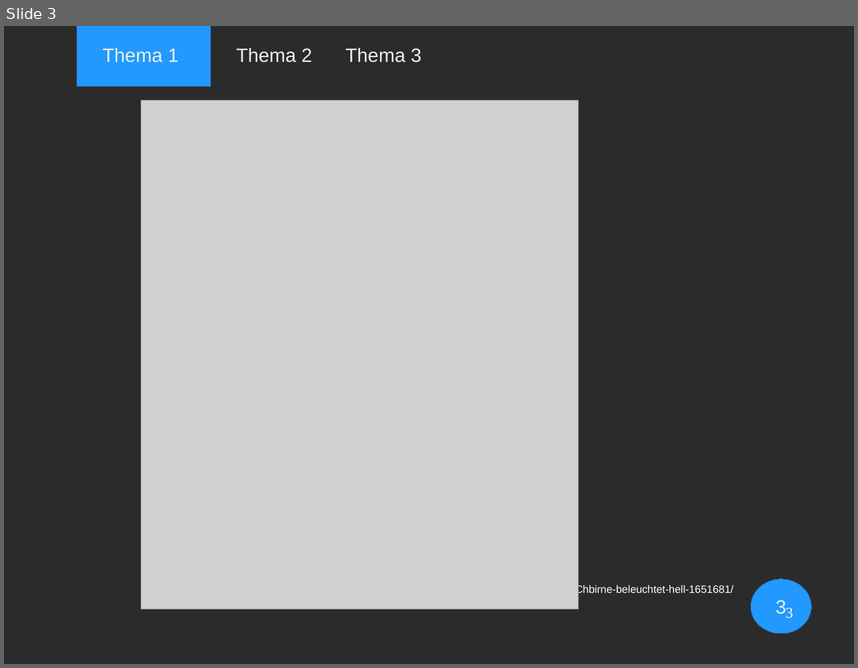
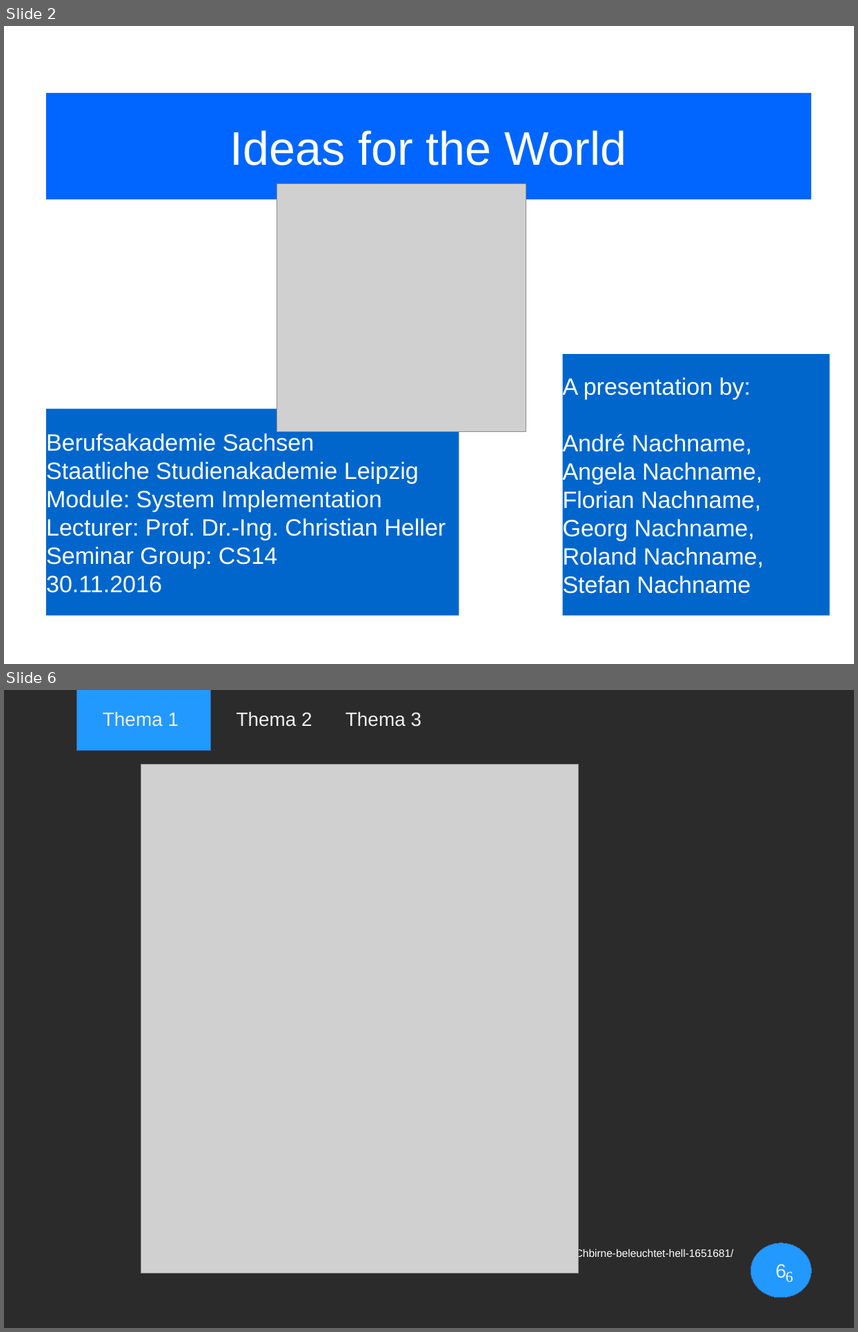
Before and after one commit to Geopras/IdeaWatcher, a slide deck: presentation/stefan.odp. Shown one above the other, each under a label of ours: slide 3 before the commit, slides 2 and 6 after it; the slides between them are not shown. The pictures are 858x668 and 858x1332 pixels, drawn with LibreOffice and Linux fonts; fonts in the diff are those of the drawing; grey boxes stand for pictures; background and template pictures are left out; a plain dark background stands for a picture behind light text. Boxes give left, top, right and bottom in pixels: in the first picture for what was removed or moved away, otherwise in the second. Text is boxed around its words. In the diff, an @@ line names an element or a change of style, - is before the commit and + after.

```diff
--- a/presentation/stefan.odp
+++ b/presentation/stefan.odp
@@ slide 2 added at (x1=4, y1=26, x2=854, y2=664), background picture (left out) @@
@@ title added at (x1=46, y1=93, x2=812, y2=200), fill #0066FF, 44 pt, text #FFFFFF @@
+Ideas for the World
@@ picture added at (x1=277, y1=184, x2=526, y2=432) @@
@@ rectangle added at (x1=562, y1=354, x2=829, y2=615), fill #0066CC, 22 pt, text #FFFFFF @@
+A presentation by:
+André Nachname,
+Angela Nachname,
+Florian Nachname,
+Georg Nachname,
+Roland Nachname,
+Stefan Nachname
@@ rectangle added at (x1=46, y1=409, x2=459, y2=615), fill #0066CC, 22 pt, text #FFFFFF @@
+Berufsakademie Sachsen
+Staatliche Studienakademie Leipzig
+Module: System Implementation
+Lecturer: Prof. Dr.-Ing. Christian Heller
+Seminar Group: CS14
+30.11.2016
@@ what was slide 3 is now slide 6 @@
@@ page number at (x1=775, y1=1263, x2=786, y2=1278): text changed @@
-3
+6
@@ page number at (x1=786, y1=1271, x2=793, y2=1282): text changed @@
-3
+6
```
Also in this commit, not shown: 2 slides changed, 2 other slides added.
